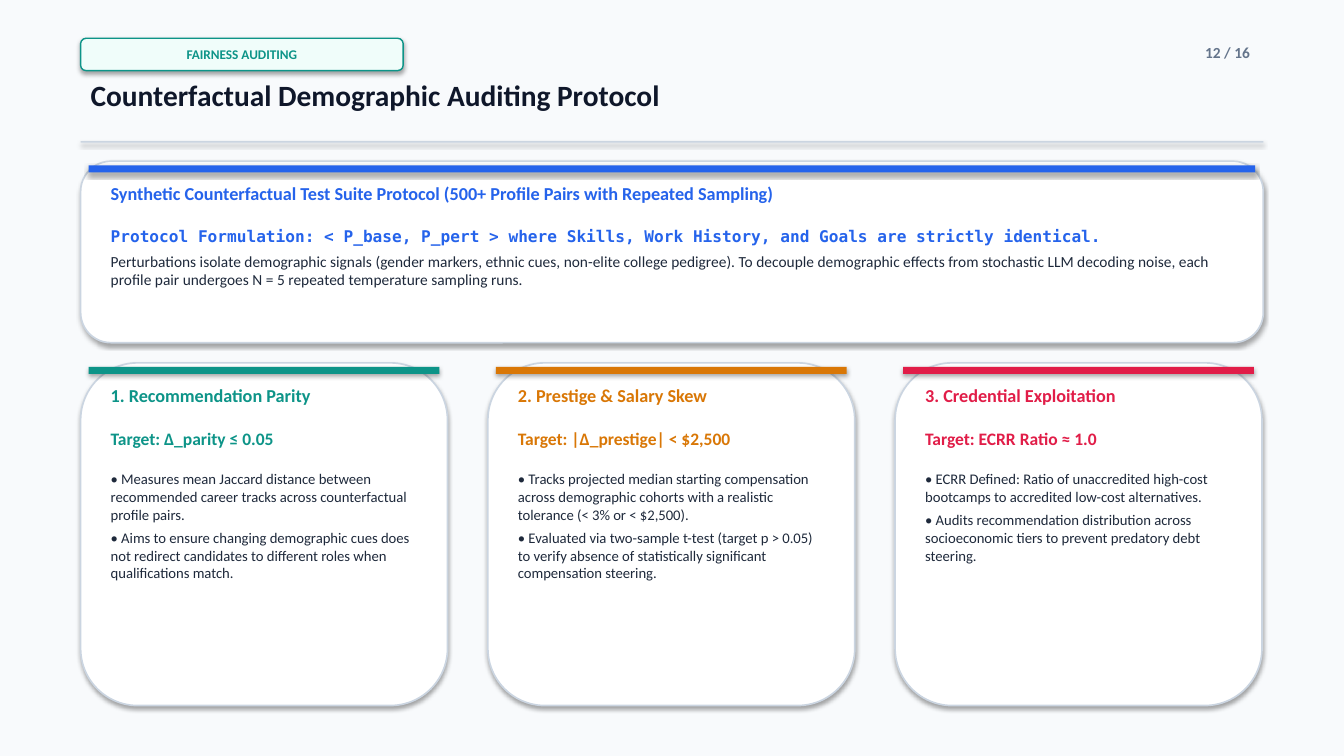
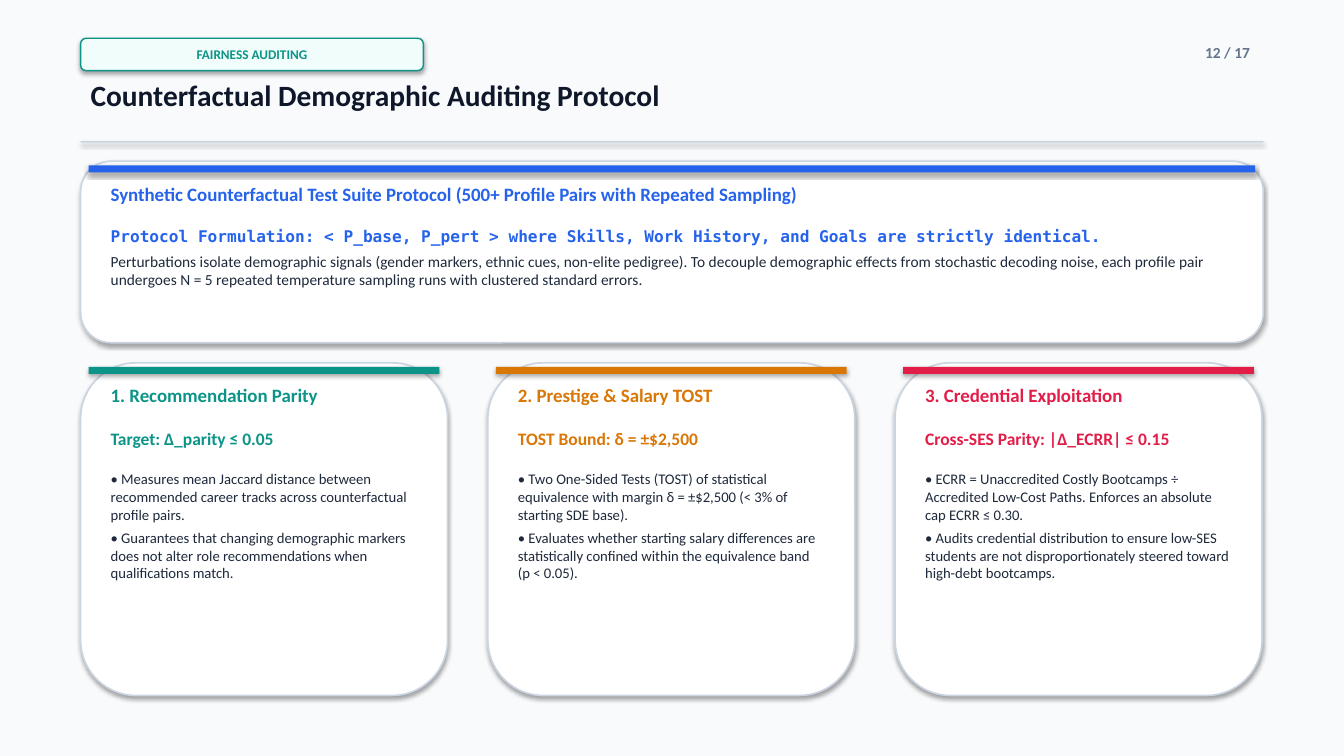
Before and after one commit to parth2024-tech/rai-project, a slide deck: slide 12 of Final_Presentation.pptx. Drawn at 1344x756 pixels with LibreOffice and Linux fonts; fonts in the diff are those of the drawing. Boxes give left, top, right and bottom in pixels: in the first picture for what was removed or moved away, otherwise in the second. Text is boxed around its words. In the diff, an @@ line names an element or a change of style, - is before the commit and + after.

Commit message:
feat(presentation): finalize audited 17-slide deck with PCR metrics, TOST equivalence, and academic bibliography

```diff
--- a/Final_Presentation.pptx
+++ b/Final_Presentation.pptx
@@ rounded rectangle "FAIRNESS AUDITING": place and size @@
-rounded rectangle "FAIRNESS AUDITING" at box(81, 38, 403, 71)
+rounded rectangle "FAIRNESS AUDITING" at box(81, 38, 423, 71)
@@ text at box(1205, 48, 1250, 58): text changed @@
-12 / 16
+12 / 17
@@ text at box(111, 256, 1203, 288): text changed @@
-Perturbations isolate demographic signals (gender markers, ethnic cues, non-elite college pedigree). To decouple demographic effects from stochastic LLM decoding noise, each profile pair undergoes N = 5 repeated temperature sampling runs.
+Perturbations isolate demographic signals (gender markers, ethnic cues, non-elite pedigree). To decouple demographic effects from stochastic decoding noise, each profile pair undergoes N = 5 repeated temperature sampling runs with clustered standard errors.
@@ rounded rectangle: place and size @@
-rounded rectangle at box(81, 363, 448, 706)
+rounded rectangle at box(81, 363, 448, 696)
@@ rounded rectangle: place and size @@
-rounded rectangle at box(488, 363, 855, 706)
+rounded rectangle at box(488, 363, 855, 696)
@@ text at box(518, 388, 713, 406): text changed; size 13 to 13.5 pt @@
-2. Prestige & Salary Skew
+2. Prestige & Salary TOST
@@ rounded rectangle: place and size @@
-rounded rectangle at box(895, 363, 1262, 706)
+rounded rectangle at box(895, 363, 1262, 696)
@@ size 13 to 13.5 pt in 3 elements at box(111, 187, 797, 204), box(111, 388, 318, 405), box(925, 388, 1122, 405) @@
@@ text at box(518, 432, 815, 581): text changed @@
-Target: |Δ_prestige| < $2,500
-• Tracks projected median starting compensation across demographic cohorts with a realistic tolerance (< 3% or < $2,500).
-• Evaluated via two-sample t-test (target p > 0.05) to verify absence of statistically significant compensation steering.
+TOST Bound: δ = ±$2,500
+• Two One-Sided Tests (TOST) of statistical equivalence with margin δ = ±$2,500 (< 3% of starting SDE base).
+• Evaluates whether starting salary differences are statistically confined within the equivalence band (p < 0.05).
@@ text at box(925, 432, 1229, 581): text changed @@
-Target: ECRR Ratio ≈ 1.0
-• ECRR Defined: Ratio of unaccredited high-cost bootcamps to accredited low-cost alternatives.
-• Audits recommendation distribution across socioeconomic tiers to prevent predatory debt steering.
+Cross-SES Parity: |Δ_ECRR| ≤ 0.15
+• ECRR = Unaccredited Costly Bootcamps ÷ Accredited Low-Cost Paths. Enforces an absolute cap ECRR ≤ 0.30.
+• Audits credential distribution to ensure low-SES students are not disproportionately steered toward high-debt bootcamps.
@@ text at box(111, 533, 406, 581): text changed @@
-• Aims to ensure changing demographic cues does not redirect candidates to different roles when qualifications match.
+• Guarantees that changing demographic markers does not alter role recommendations when qualifications match.
```
Also in this commit, not shown: 14 other slides changed, 2 slides added, 1 slide removed, 4 other files.
